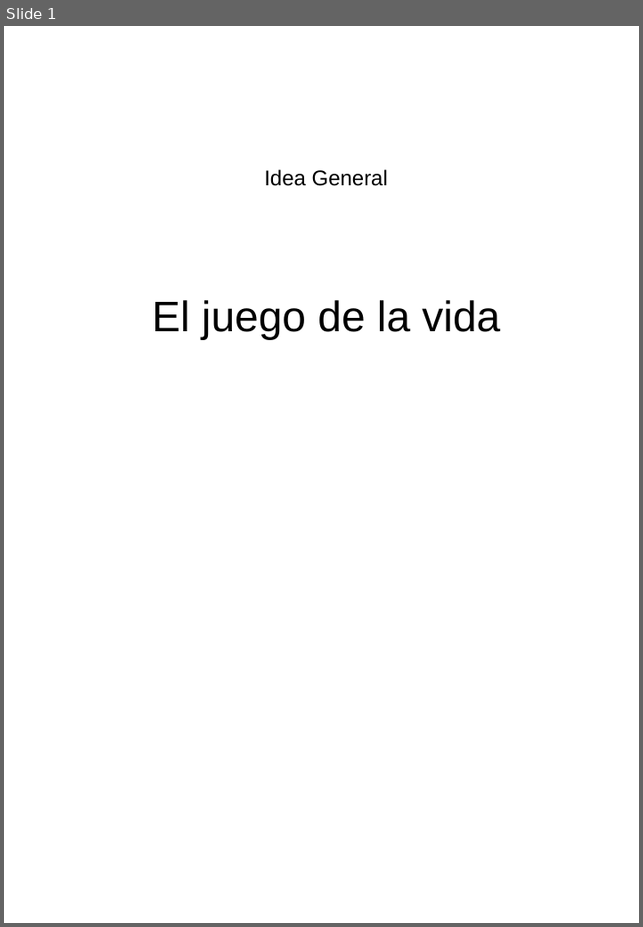
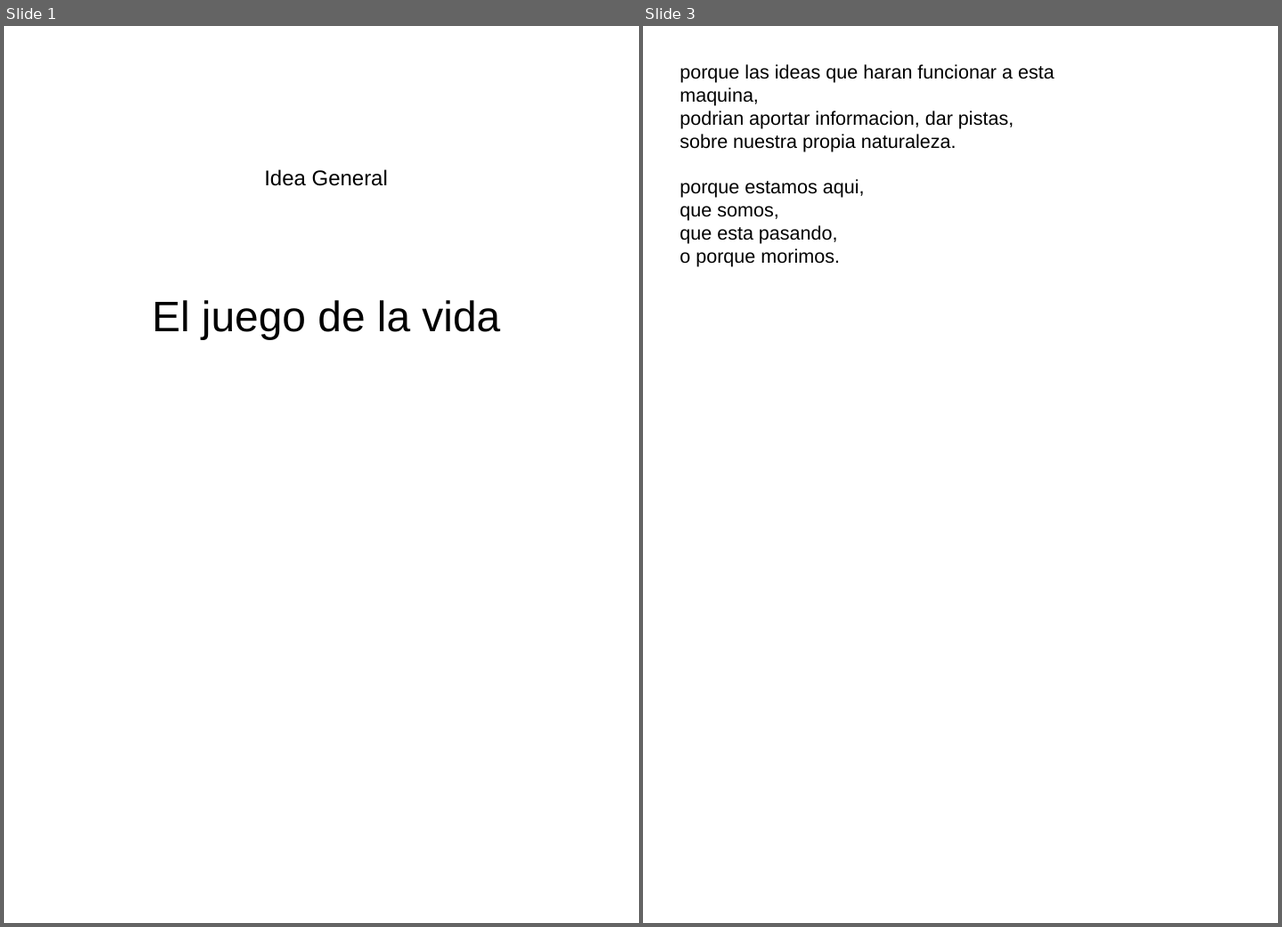
Before and after one commit to fabhrius/La-Cosa, a slide deck: capitulos/Idea general/Idea General.odp. Shown side by side, each under a label of ours: slide 1 before the commit, slides 1 and 3 after it; the slides between them are not shown. The pictures are 643x927 and 1282x927 pixels, drawn with LibreOffice and Linux fonts; fonts in the diff are those of the drawing. Boxes give left, top, right and bottom in pixels: in the first picture for what was removed or moved away, otherwise in the second. Text is boxed around its words. In the diff, an @@ line names an element or a change of style, - is before the commit and + after.

```diff
--- a/capitulos/Idea general/Idea General.odp
+++ b/capitulos/Idea general/Idea General.odp
@@ slide 3 added at <box>643,26,1278,923</box>, background #FFFFFF @@
@@ text added at <box>679,64,1054,267</box>, 18 pt, text #000000 @@
+porque las ideas que haran funcionar a esta maquina,
+podrian aportar informacion, dar pistas,
+sobre nuestra propia naturaleza.
+porque estamos aqui,
+que somos,
+que esta pasando,
+o porque morimos.
```
Also in this commit, not shown: 3 other slides added, 13 slides removed.
